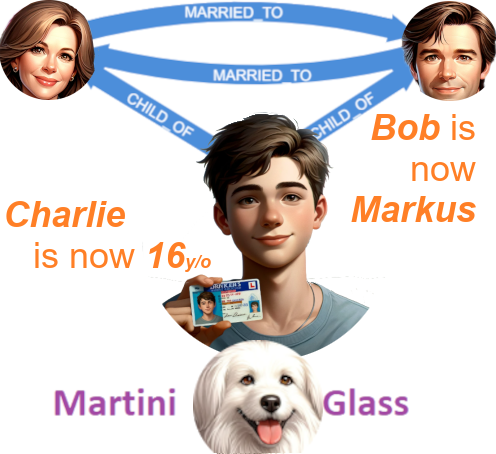
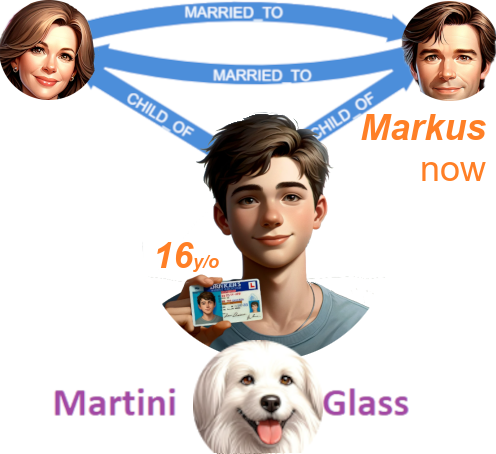
Revision of a layered w=496, h=454 image; what changed, layer by layer:
renamed "Bob is ..." to "Markus ...", painted on it over [351, 114, 486, 222]
renamed "Charlie ..." to "...", painted on it over [6, 201, 219, 272]
